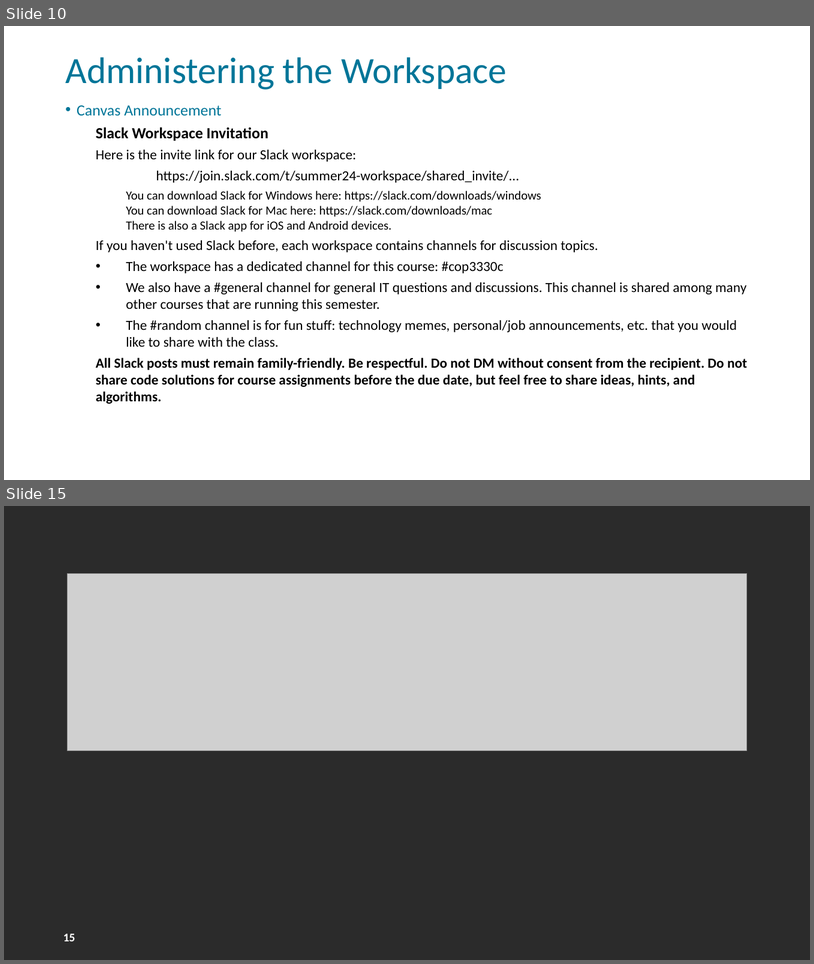
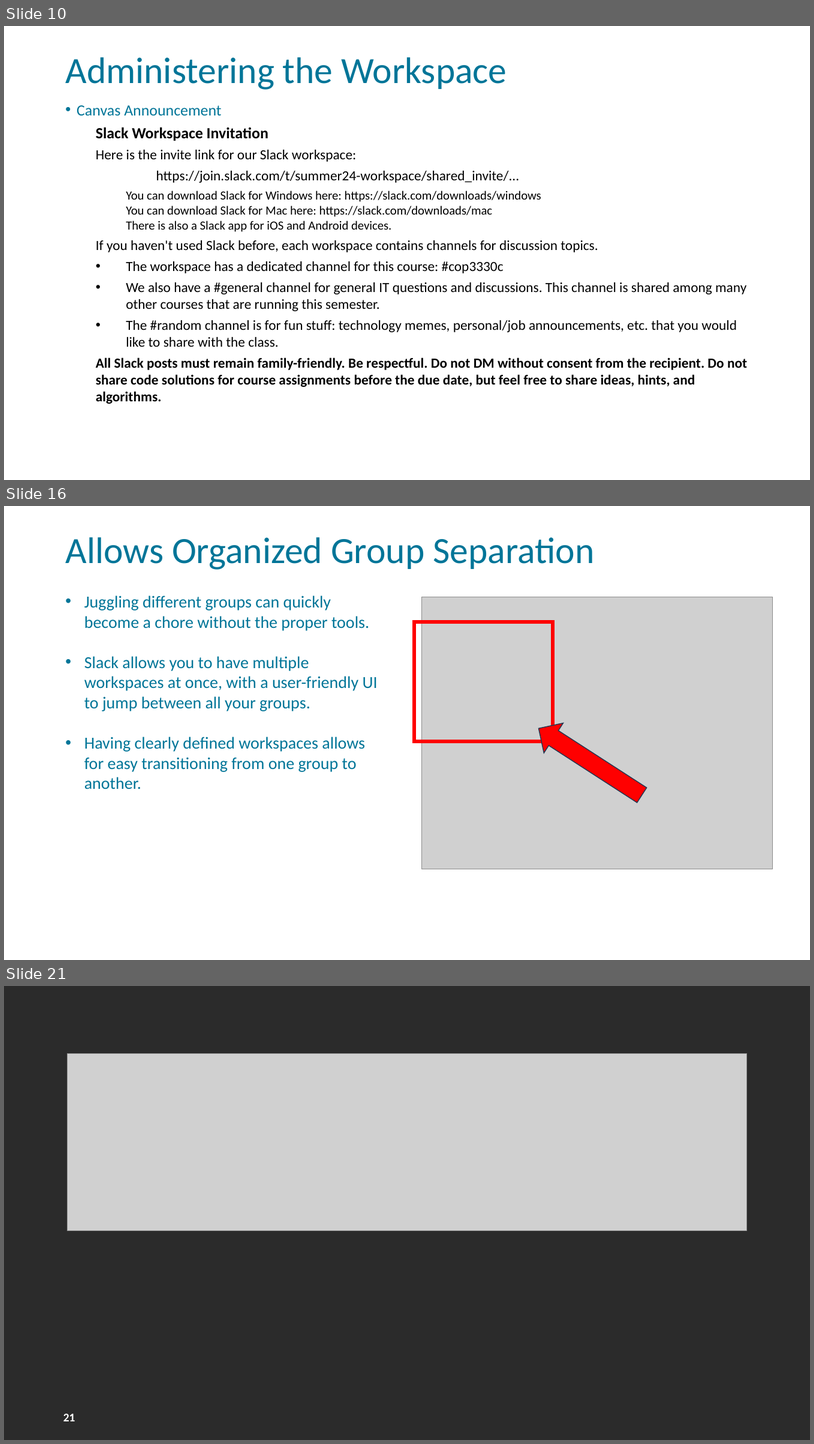
Before and after one commit to FSCJ-FacultyDev/HITEC2024, a slide deck: LeveragingSlackForStudentCollaboration.pptx. Shown one above the other, each under a label of ours: slides 10 and 15 before the commit, slides 10, 16 and 21 after it; the slides between them are not shown. The pictures are 814x964 and 814x1444 pixels, drawn with LibreOffice and Linux fonts; fonts in the diff are those of the drawing; grey boxes stand for pictures; background and template pictures are left out; a plain dark background stands for a picture behind light text. Boxes give left, top, right and bottom in pixels: in the first picture for what was removed or moved away, otherwise in the second. Text is boxed around its words. In the diff, an @@ line names an element or a change of style, - is before the commit and + after.

```diff
--- a/LeveragingSlackForStudentCollaboration.pptx
+++ b/LeveragingSlackForStudentCollaboration.pptx
@@ slide 16 added at (x1=4, y1=506, x2=810, y2=960), background picture (left out); not listed: 1 template element that a slide beside it also shows @@
@@ title added at (x1=65, y1=537, x2=594, y2=570), 44 pt, text #007598 @@
+Allows Organized Group Separation
@@ text added at (x1=84, y1=595, x2=378, y2=789), 20 pt, text #007598 @@
+• Juggling different groups can quickly become a chore without the proper tools.
+• Slack allows you to have multiple workspaces at once, with a user-friendly UI to jump between all your groups.
+• Having clearly defined workspaces allows for easy transitioning from one group to another.
@@ picture added at (x1=422, y1=597, x2=773, y2=869) @@
@@ rectangle added at (x1=414, y1=622, x2=552, y2=741), outline #FF0000 4.5 pt @@
@@ right arrow added at (x1=529, y1=714, x2=652, y2=810), fill #FF0000, outline #233953 1 pt @@
@@ what was slide 15 is now slide 21 @@
@@ page number at (x1=63, y1=1413, x2=75, y2=1421): text changed @@
-15
+21
```
Also in this commit, not shown: 3 slides changed, 6 other slides added, 1 slide removed.
